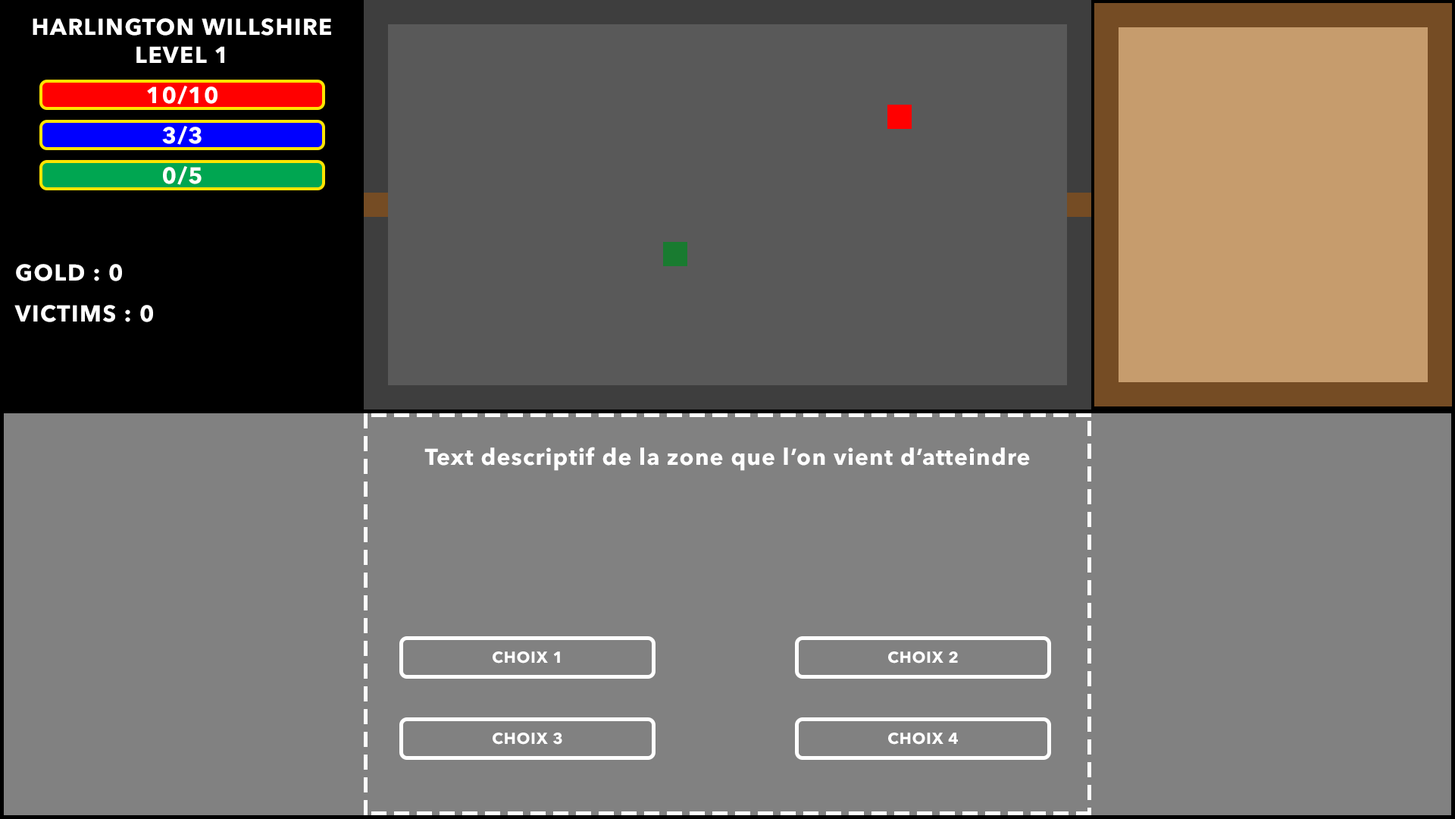
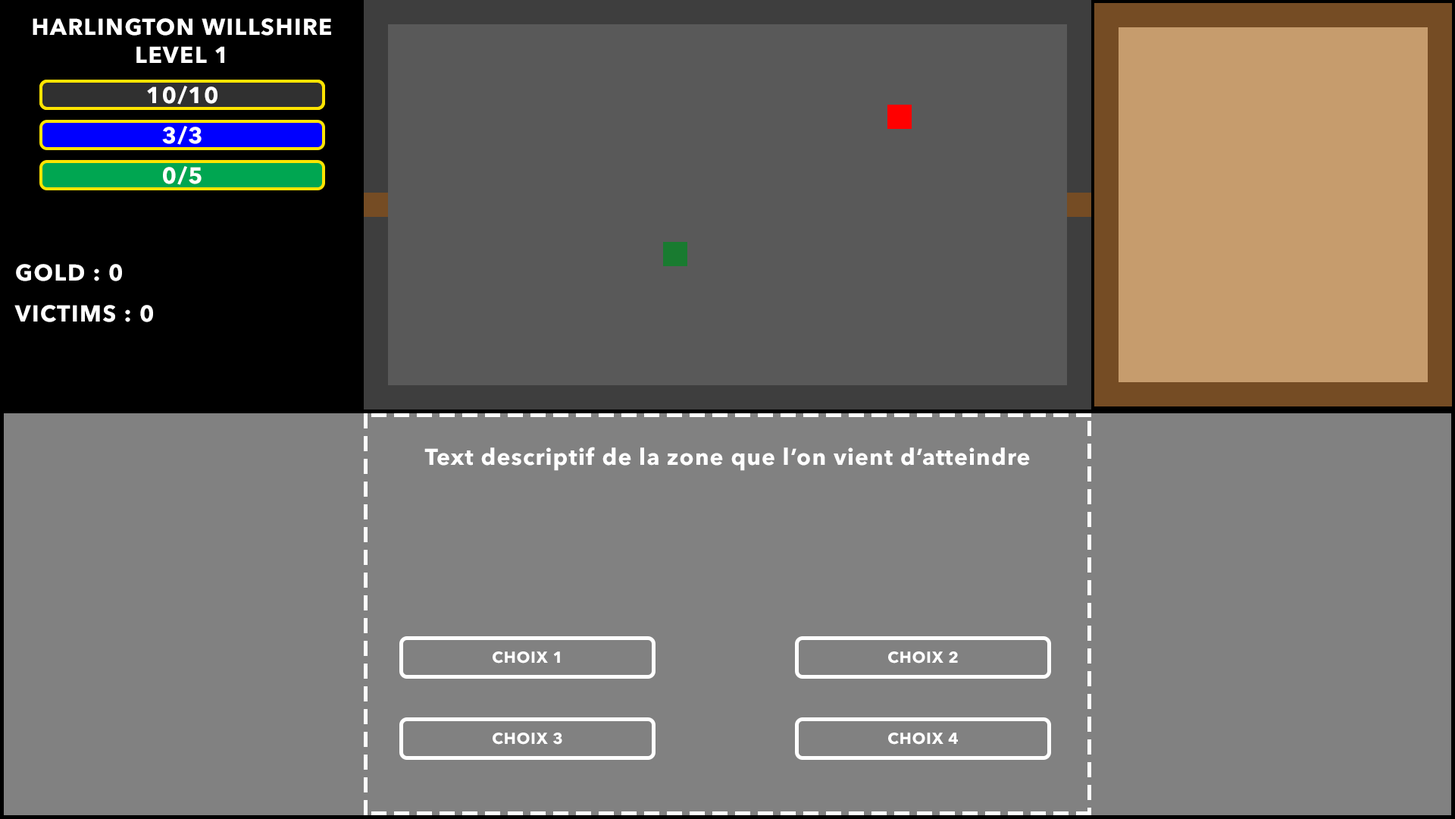
Two versions of the same layered image (1455 x 819). Layer-by-layer changes:
added layer "border_bar.png" in group "health" over [39, 79, 326, 110]
renamed "bar" to "bar.png", painted on it over [39, 79, 326, 110]
